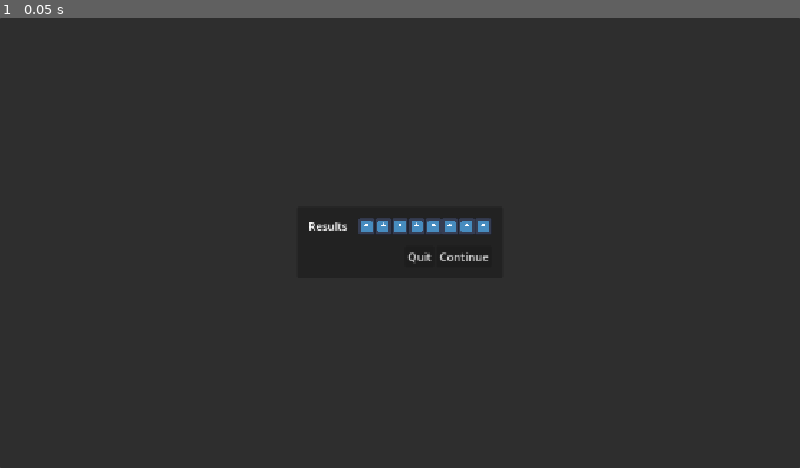
Above: before the commit, frame 1.
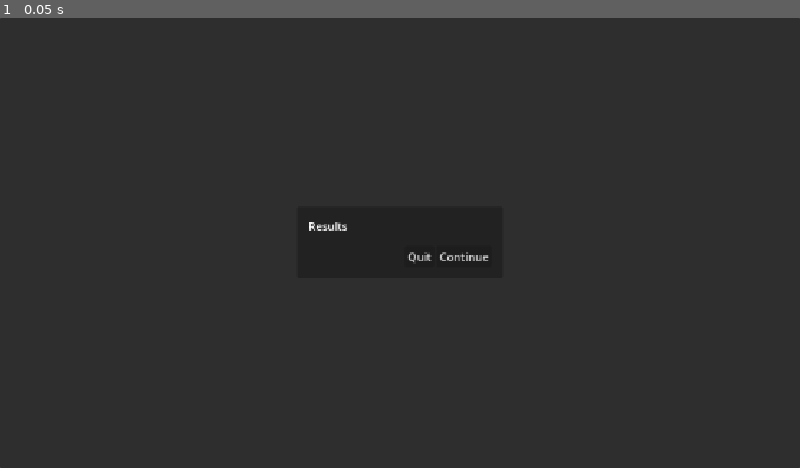
Above: after the commit, the same moment.

Repository: Adnyropast/pwkz-godot-4.7
Game: Godot game, scene res://scenes/end_results_popup.tscn
Same seed, same stepped clock (60 frames per second), same inputs: the game is played once before the commit and once after it. This scene is started directly instead of the project's main scene. The engine's default icon, where the game draws it, is replaced by a stand-in: a white triangle on a blue panel in a dark square.
Inputs:
- Up to frame 1 (0.05 s): no input

The runs differ from the first frame. In frame 1, 0.5% of the frame differs, in the area x 44-62%, y 44-48%.

Commit message:
feat: add end results world medals

Diff:
--- /dev/null
+++ b/globals/Scores.gd
@@ -0,0 +1,12 @@
+extends Node
+
+var world_medals: Array[bool] = [false, false, false, false, false, false, false, false]
+
+func set_medal(world: int) -> void:
+	world_medals[world - 1] = true
+
+func has_medal(world: int) -> bool:
+	return world_medals[world - 1]
+
+func reset_score() -> void:
+	world_medals = [false, false, false, false, false, false, false, false]
--- a/project.godot
+++ b/project.godot
@@ -22,6 +22,7 @@
 Player="*uid://cb4aoybwjua47"
 Inventory="*uid://b8xehj3i8o4ev"
 PlayerMagicites="*uid://dykat0xgqkq8w"
+Scores="*uid://cyf4quhnxffha"
 
 [display]
 
--- a/scenes/end_results_popup.gd
+++ b/scenes/end_results_popup.gd
@@ -1,6 +1,10 @@
 extends Control
 
 signal continue_button_pressed
+@onready var medals_container: Container = $PanelContainer/CenterContainer/PanelContainer/MarginContainer/VBoxContainer/HBoxContainer/MedalsContainer
+
+func _ready() -> void:
+	set_worlds_medals()
 
 func _on_button_continue_pressed() -> void:
 	continue_button_pressed.emit()
@@ -8,3 +12,11 @@
 func _on_button_quit_pressed() -> void:
 	queue_free()
 	Scenes.go_to_title_screen()
+
+func set_worlds_medals() -> void:
+	for i in range(0, WorldConstants.WORLDS_COUNT):
+		var world: int = i + 1
+		if Scores.has_medal(world):
+			medals_container.get_child(i).texture = WorldConstants.get_world_texture(world)
+		else:
+			medals_container.get_child(i).texture = null
--- a/scenes/end_results_popup.tscn
+++ b/scenes/end_results_popup.tscn
@@ -1,7 +1,14 @@
 [gd_scene format=3 uid="uid://ceavqugl7pbww"]
 
 [ext_resource type="Script" uid="uid://bf12r30uboywy" path="res://scenes/end_results_popup.gd" id="1_bmfxy"]
-[ext_resource type="Texture2D" uid="uid://dh4ttleyycexo" path="res://icon.svg" id="2_ib8s7"]
+[ext_resource type="Texture2D" uid="uid://2unoax6iywqc" path="res://images/worlds/me1.png" id="2_snvux"]
+[ext_resource type="Texture2D" uid="uid://6261aggw1pe0" path="res://images/worlds/me2.png" id="3_xnmbd"]
+[ext_resource type="Texture2D" uid="uid://pnrr62nnd01o" path="res://images/worlds/me3.png" id="4_4ajni"]
+[ext_resource type="Texture2D" uid="uid://p8dr4me513m1" path="res://images/worlds/me4.png" id="5_50t7i"]
+[ext_resource type="Texture2D" uid="uid://cqpjjt14hu4gx" path="res://images/worlds/me5.png" id="6_4xon4"]
+[ext_resource type="Texture2D" uid="uid://bcdutgjhrulb8" path="res://images/worlds/me6.png" id="7_shdxb"]
+[ext_resource type="Texture2D" uid="uid://5vcer87bbguc" path="res://images/worlds/me7.png" id="8_n8aw2"]
+[ext_resource type="Texture2D" uid="uid://dpmqpeedjfu4p" path="res://images/worlds/me8.png" id="9_ct2l0"]
 
 [node name="EndResultsPopup" type="Control" unique_id=439247439]
 layout_mode = 3
@@ -45,56 +52,56 @@
 layout_mode = 2
 text = "Results"
 
-[node name="HBoxContainer" type="HBoxContainer" parent="PanelContainer/CenterContainer/PanelContainer/MarginContainer/VBoxContainer/HBoxContainer" unique_id=1013978896]
+[node name="MedalsContainer" type="HBoxContainer" parent="PanelContainer/CenterContainer/PanelContainer/MarginContainer/VBoxContainer/HBoxContainer" unique_id=1013978896]
 layout_mode = 2
 theme_override_constants/separation = 0
 
-[node name="TextureRect" type="TextureRect" parent="PanelContainer/CenterContainer/PanelContainer/MarginContainer/VBoxContainer/HBoxContainer/HBoxContainer" unique_id=122412533]
+[node name="MedalTexture1" type="TextureRect" parent="PanelContainer/CenterContainer/PanelContainer/MarginContainer/VBoxContainer/HBoxContainer/MedalsContainer" unique_id=122412533]
 custom_minimum_size = Vector2(24, 24)
 layout_mode = 2
-texture = ExtResource("2_ib8s7")
+texture = ExtResource("2_snvux")
 expand_mode = 1
 
-[node name="TextureRect2" type="TextureRect" parent="PanelContainer/CenterContainer/PanelContainer/MarginContainer/VBoxContainer/HBoxContainer/HBoxContainer" unique_id=2022523832]
+[node name="MedalTexture2" type="TextureRect" parent="PanelContainer/CenterContainer/PanelContainer/MarginContainer/VBoxContainer/HBoxContainer/MedalsContainer" unique_id=2022523832]
 custom_minimum_size = Vector2(24, 24)
 layout_mode = 2
-texture = ExtResource("2_ib8s7")
+texture = ExtResource("3_xnmbd")
 expand_mode = 1
 
-[node name="TextureRect3" type="TextureRect" parent="PanelContainer/CenterContainer/PanelContainer/MarginContainer/VBoxContainer/HBoxContainer/HBoxContainer" unique_id=1252222693]
+[node name="MedalTexture3" type="TextureRect" parent="PanelContainer/CenterContainer/PanelContainer/MarginContainer/VBoxContainer/HBoxContainer/MedalsContainer" unique_id=1252222693]
 custom_minimum_size = Vector2(24, 24)
 layout_mode = 2
-texture = ExtResource("2_ib8s7")
+texture = ExtResource("4_4ajni")
 expand_mode = 1
 
-[node name="TextureRect4" type="TextureRect" parent="PanelContainer/CenterContainer/PanelContainer/MarginContainer/VBoxContainer/HBoxContainer/HBoxContainer" unique_id=353717414]
+[node name="MedalTexture4" type="TextureRect" parent="PanelContainer/CenterContainer/PanelContainer/MarginContainer/VBoxContainer/HBoxContainer/MedalsContainer" unique_id=353717414]
 custom_minimum_size = Vector2(24, 24)
 layout_mode = 2
-texture = ExtResource("2_ib8s7")
+texture = ExtResource("5_50t7i")
 expand_mode = 1
 
-[node name="TextureRect5" type="TextureRect" parent="PanelContainer/CenterContainer/PanelContainer/MarginContainer/VBoxContainer/HBoxContainer/HBoxContainer" unique_id=845889749]
+[node name="MedalTexture5" type="TextureRect" parent="PanelContainer/CenterContainer/PanelContainer/MarginContainer/VBoxContainer/HBoxContainer/MedalsContainer" unique_id=845889749]
 custom_minimum_size = Vector2(24, 24)
 layout_mode = 2
-texture = ExtResource("2_ib8s7")
+texture = ExtResource("6_4xon4")
 expand_mode = 1
 
-[node name="TextureRect6" type="TextureRect" parent="PanelContainer/CenterContainer/PanelContainer/MarginContainer/VBoxContainer/HBoxContainer/HBoxContainer" unique_id=1582480146]
+[node name="MedalTexture6" type="TextureRect" parent="PanelContainer/CenterContainer/PanelContainer/MarginContainer/VBoxContainer/HBoxContainer/MedalsContainer" unique_id=1582480146]
 custom_minimum_size = Vector2(24, 24)
 layout_mode = 2
-texture = ExtResource("2_ib8s7")
+texture = ExtResource("7_shdxb")
 expand_mode = 1
 
-[node name="TextureRect7" type="TextureRect" parent="PanelContainer/CenterContainer/PanelContainer/MarginContainer/VBoxContainer/HBoxContainer/HBoxContainer" unique_id=607734590]
+[node name="MedalTexture7" type="TextureRect" parent="PanelContainer/CenterContainer/PanelContainer/MarginContainer/VBoxContainer/HBoxContainer/MedalsContainer" unique_id=607734590]
 custom_minimum_size = Vector2(24, 24)
 layout_mode = 2
-texture = ExtResource("2_ib8s7")
+texture = ExtResource("8_n8aw2")
 expand_mode = 1
 
-[node name="TextureRect8" type="TextureRect" parent="PanelContainer/CenterContainer/PanelContainer/MarginContainer/VBoxContainer/HBoxContainer/HBoxContainer" unique_id=803754247]
+[node name="MedalTexture8" type="TextureRect" parent="PanelContainer/CenterContainer/PanelContainer/MarginContainer/VBoxContainer/HBoxContainer/MedalsContainer" unique_id=803754247]
 custom_minimum_size = Vector2(24, 24)
 layout_mode = 2
-texture = ExtResource("2_ib8s7")
+texture = ExtResource("9_ct2l0")
 expand_mode = 1
 
 [node name="HBoxContainer2" type="HBoxContainer" parent="PanelContainer/CenterContainer/PanelContainer/MarginContainer/VBoxContainer" unique_id=2072725692]
--- a/scenes/rescue_screen.gd
+++ b/scenes/rescue_screen.gd
@@ -43,6 +43,7 @@
 		end_step()
 
 func init_step_0() -> void:
+	Scores.set_medal(WorldState.current_world)
 	prince_texture.texture = Princes.get_prince_texture(WorldState.current_world)
 	dialogue_box.set_speaker_name(Princes.get_prince_name(WorldState.current_world))
 	dialogue_box.set_message("Thank you for saving me!")
--- a/scenes/title_screen.gd
+++ b/scenes/title_screen.gd
@@ -1,6 +1,7 @@
 extends Control
 
 func _on_button_start_pressed() -> void:
+	Scores.reset_score()
 	Inventory.reset_inventory()
 	PlayerMagicites.reset_equipment()
 	Worlds.move_to_first_world()
Not shown, added: globals/Scores.gd.uid
